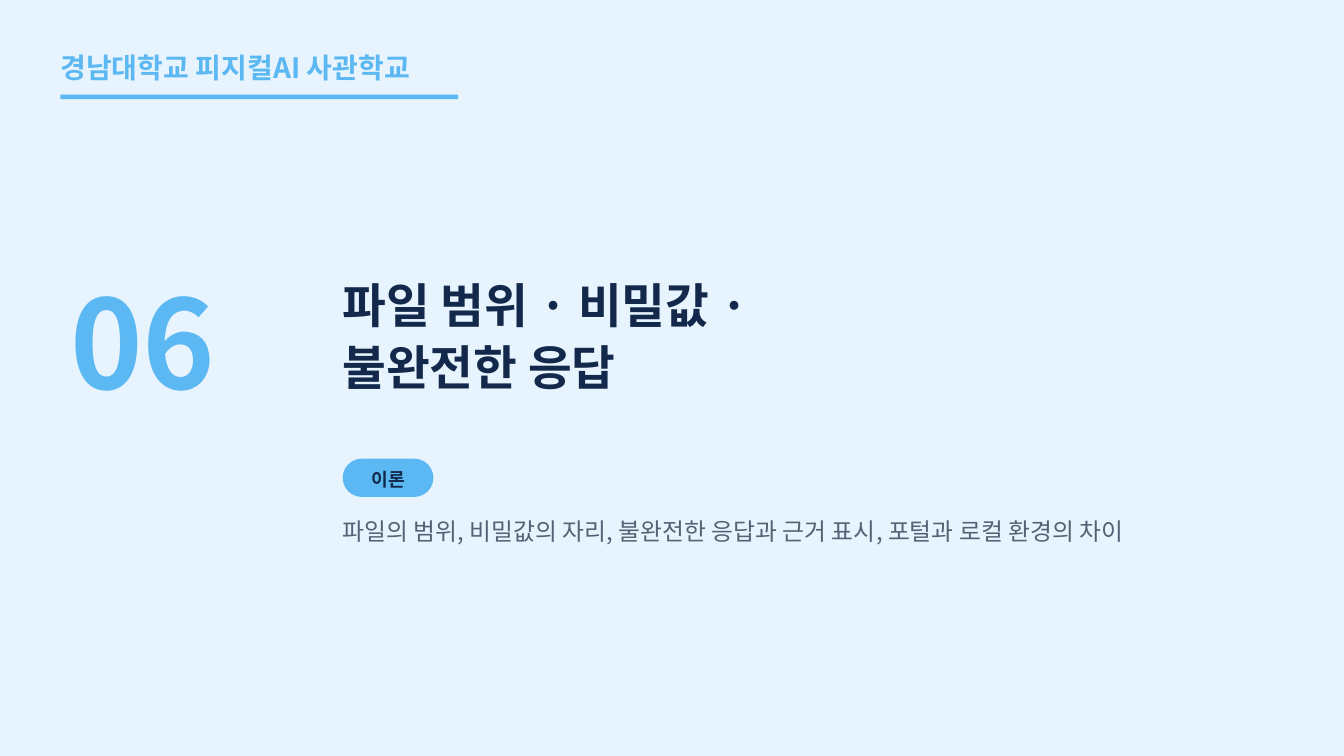
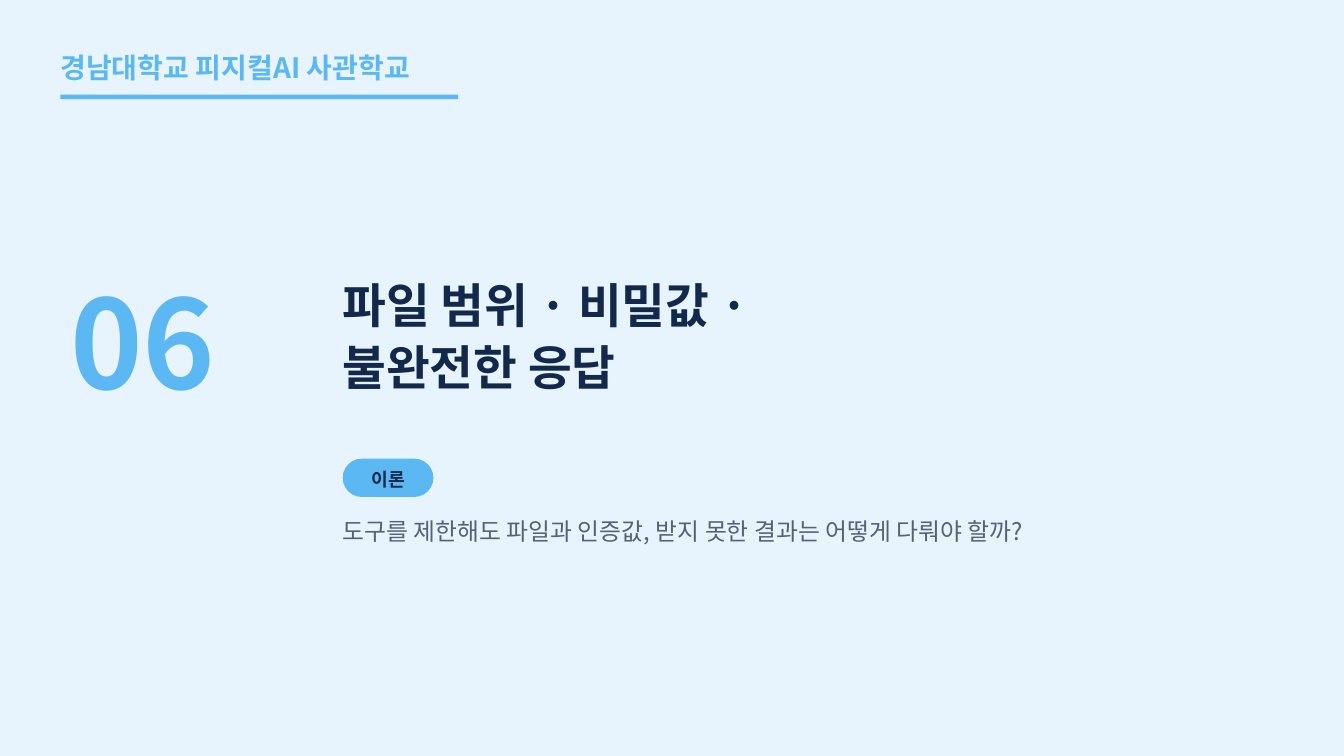
Before and after one commit to uengine-oss/hyd-iot-edu, a slide deck: slide 39 of workspace/강의제작/산출물/통합반/이론_오프라인/06회차/통합반_오프라인_06회차.pptx. Drawn at 1344x756 pixels with LibreOffice and Linux fonts; fonts in the diff are those of the drawing. Boxes give left, top, right and bottom in pixels: in the first picture for what was removed or moved away, otherwise in the second. Text is boxed around its words. In the diff, an @@ line names an element or a change of style, - is before the commit and + after.

Commit message:
통합반 현장 6회차 39~45장 파일 조회 범위·인증 정보와 빈 결과·실패·잘림을 구별해 기록하는 현장 화면과 노트를 검증한다

```diff
--- a/workspace/강의제작/산출물/통합반/이론_오프라인/06회차/통합반_오프라인_06회차.pptx
+++ b/workspace/강의제작/산출물/통합반/이론_오프라인/06회차/통합반_오프라인_06회차.pptx
@@ text at [343,520,1024,544]: text changed @@
-파일의 범위, 비밀값의 자리, 불완전한 응답과 근거 표시, 포털과 로컬 환경의 차이
+도구를 제한해도 파일과 인증값, 받지 못한 결과는 어떻게 다뤄야 할까?
```
Also in this commit, not shown: 5 other slides changed, 10 other files.
